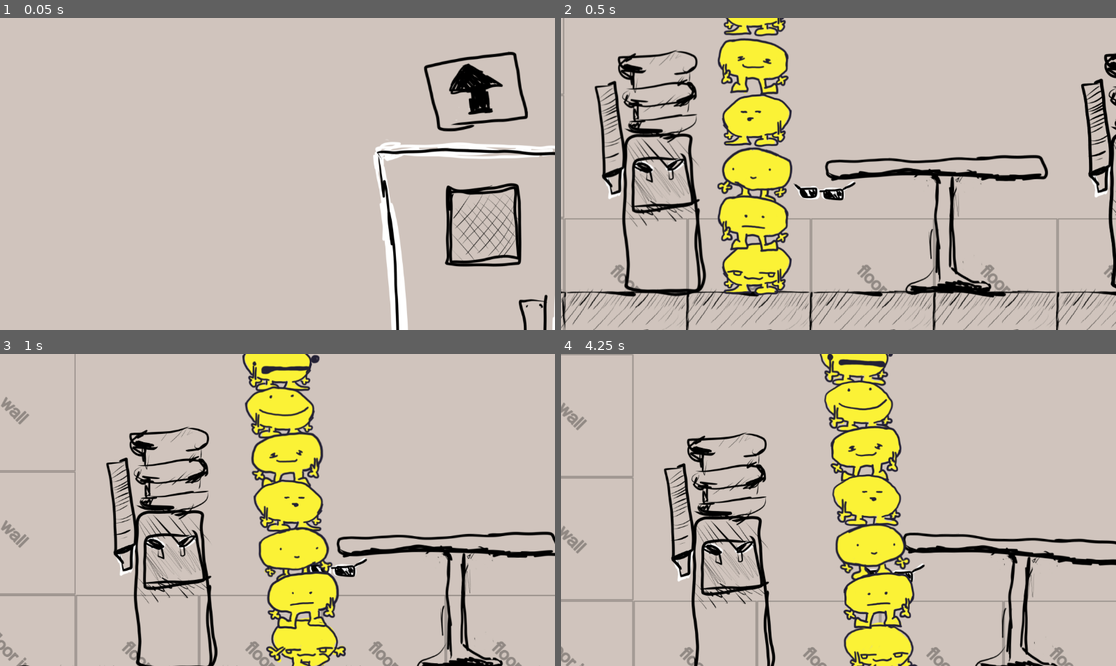
Above: before the commit, frames 1-4 (two rows, left to right).
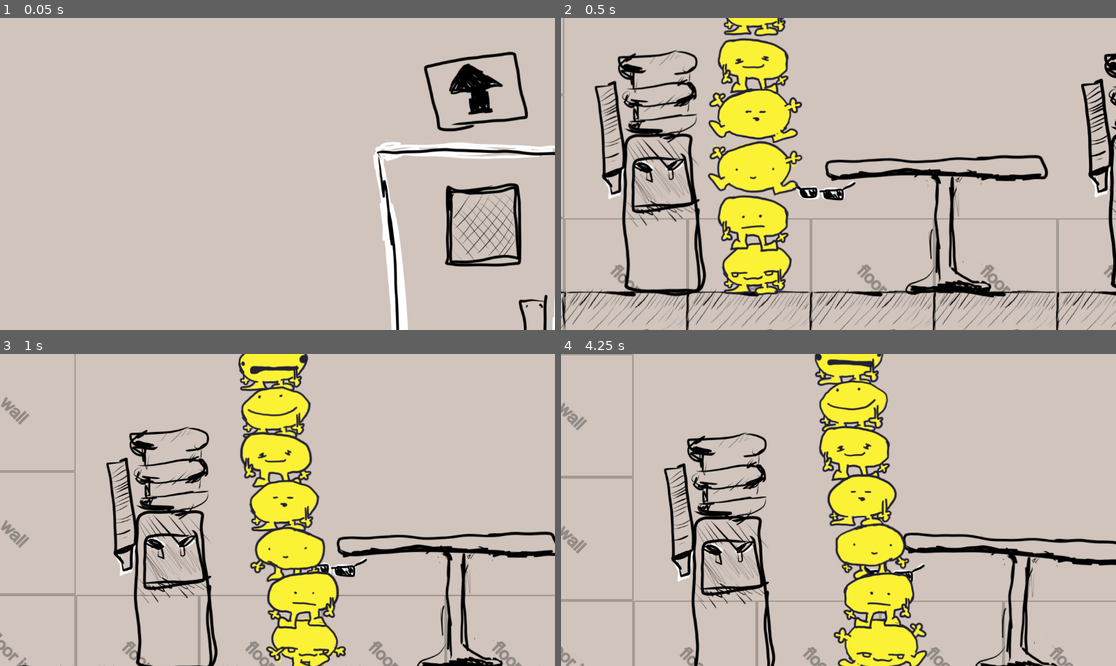
Above: after the commit, the same moments.

Repository: JCoMcL/gourt-game
Game: Godot game, scene res://level/office-level.tscn
The game is run twice, just before and just after one commit, with the same random seed, the same clock (stepped at 60 frames per second) and the same inputs.
Inputs (mouse positions are in pixels of both pictures, inside the frame that each line leads up to):
- Up to frame 1 (0.05 s): no input
- Up to frame 2 (0.5 s): no input
- Up to frame 3 (1 s): move the mouse to (399, 494) at 0.52 s; press the mouse at (399, 494) at 0.53 s; hold Right (go right) from 0.53 s (still down)
- Up to frame 4 (4.25 s): release Right (go right) at 1.25 s; release the mouse at (960, 494) at 1.25 s; drag from (727, 525) to (894, 569) at 1.27 s; move the mouse to (894, 441) at 2.02 s; press the mouse at (894, 441) at 2.03 s; hold Left (go left) 2.03-2.75 s; release the mouse at (894, 441) at 2.75 s; drag from (810, 572) to (638, 559) at 2.77 s; move the mouse to (1005, 556) at 3.52 s; hold Right (go right) from 3.53 s (still down); hold Mouse wheel up (move equipment up) from 3.53 s (still down); click (1005, 556) at 3.8 s

Frame 1 is identical in both runs. In frame 2, 2.7% of the frame differs, in the area x 26-44%, y 12-85%; in frame 3, 4.8%; in frame 4, 5.1%, in the area x 45-67%, y 0-100%.

Commit message:
add interaction animations via a new. simple system for overriding the default animation temporarily

Diff:
--- a/gourts/gourt.gd
+++ b/gourts/gourt.gd
@@ -15,9 +15,8 @@
 @export var mass = 20
 @export var reach = 180
 
-var rng = RandomNumberGenerator.new()
-func triangular_distribution(lower: float = -1.0, upper: float = 1.0) -> float:
-	return rng.randf_range(upper, lower) + rng.randf_range(upper, lower)
+@onready var BODY: AnimatedSprite2D = $Body
+@onready var FACE: AnimatedSprite2D = $Body/Face
 
 func identify(lines = []):
 	super([
@@ -33,10 +32,7 @@
 	transform.x *= -1
 
 func set_facing(d: int) -> void:
-	if d == Direction.NONE:
-		return
-	assert(d == Direction.LEFT || d == Direction.RIGHT)
-	if d != facing:
+	if (d == Direction.LEFT or d == Direction.RIGHT) and d != facing:
 		flip()
 		facing = d
 
@@ -45,8 +41,8 @@
 		foot_friend.head_friend = null
 		foot_friend = null
 	apply_force(Vector2(
-		triangular_distribution(-2, 2),
-		triangular_distribution(-1, -2)
+		Yute.triangular_distribution(-2, 2),
+		Yute.triangular_distribution(-1, -2)
 	) * impulse_scale, "breaksplosion")
 
 #TODO reimplement to be less guesswork-oriented
@@ -82,7 +78,7 @@
 		head_friend = null
 
 func yeetonate():
-	velocity = Vector2(triangular_distribution() * 320, triangular_distribution(-2,-3) * 20)
+	velocity = Vector2(Yute.triangular_distribution() * 320, Yute.triangular_distribution(-2,-3) * 20)
 	if head_friend:
 		head_friend.velocity.y = -200
 		head_friend.velocity.x *= 0.6
@@ -113,24 +109,32 @@
 
 	result[0].interact(self)
 
-func interact(operator: Node):
+func interact(operator: Node) -> bool:
 	var o = get_equipped_item()
 	if o:
-		o.interact(operator)
+		return o.interact(operator)
+	return false
+
+func perform_the_interaction_fr(what: Node, where: Vector2) -> bool:
+	var d = Direction.get_relative(self, where)
+	print(Direction.pretty(d))
+	auto_animate = false
+	BODY.play("A_probative_%s" % Direction.pretty(d))
+	set_facing(d)
+
+	if "interactive_items" in what:
+		var specials = Gourtilities.get_interactive_items(self, what.interactive_items)
+		if specials.size() > 0:
+			return what.interact(specials[0])
+		else:
+			return what.interact(self)
+	else:
+		return what.interact(self)
 
 func _interact(what: Node, where: Vector2) -> bool:
 	var gourt = get_closest_gourt_to_interact(what, where)
-
 	if gourt:
-		if "interactive_items" in what:
-			var specials = Gourtilities.get_interactive_items(gourt, what.interactive_items)
-			if specials.size() > 0:
-				what.interact(specials[0])
-			else:
-				what.interact(gourt)
-		else:
-			what.interact(gourt)
-		return true
+		return gourt.perform_the_interaction_fr(what, where)
 	return false
 
 func sqr_dist_to(o) -> float:
@@ -280,22 +284,37 @@
 			out.append(s)
 	return out
 
-@onready var BODY: AnimatedSprite2D = $Body
-@onready var FACE: AnimatedSprite2D = $Body/Face
 var body_anim: String
 var face_anim: String
 func _ready():
 	body_anim = get_animations_of_type(BODY, IDLE).pick_random()
 	face_anim = get_animations_of_type(FACE, IDLE).pick_random()
-
-func _process(delta: float) -> void:
-	set_facing(Direction.get_x( velocity.x if foot_friend else walk_target, 10))
-	if walk_target != 0:
+	BODY.animation_finished.connect(resume_auto_animate)
+
+var auto_animate = true
+func resume_auto_animate():
+	auto_animate = true
+
+func animate():
+	if not auto_animate:
+		return
+
+	if foot_friend and abs(velocity.x) > 100 and Yute.percent_chance(abs(velocity.x) / 50):
+		set_facing(foot_friend.facing)
+
+	if velocity.y > 100: #falling
+		if Yute.percent_chance(velocity.y / 100):
+			BODY.play("A_restive")
+	elif walk_target != 0:
 		BODY.play("A_transportative")
+		set_facing(Direction.get_x(walk_target))
 	else:
 		BODY.play(body_anim)
 		FACE.play(face_anim)
 
+func _process(delta: float) -> void:
+	animate()
+
 func _input(ev: InputEvent) -> void:
 	if ev.is_action_pressed("enter door"):
 		Gourtilities.call_all(self, func(g): g.try_enter_door())
--- a/gourts/gourt.tscn
+++ b/gourts/gourt.tscn
@@ -126,19 +126,34 @@
 }, {
 "frames": [{
 "duration": 1.0,
+"texture": ExtResource("6_vwanj")
+}],
+"loop": false,
+"name": &"A_probative_down",
+"speed": 5.0
+}, {
+"frames": [{
+"duration": 1.0,
+"texture": ExtResource("7_5xow2")
+}],
+"loop": false,
+"name": &"A_probative_left",
+"speed": 5.0
+}, {
+"frames": [{
+"duration": 1.0,
+"texture": ExtResource("7_5xow2")
+}],
+"loop": false,
+"name": &"A_probative_right",
+"speed": 5.0
+}, {
+"frames": [{
+"duration": 1.0,
 "texture": ExtResource("5_yf2ro")
-}, {
-"duration": 1.0,
-"texture": ExtResource("6_vwanj")
-}, {
-"duration": 1.0,
-"texture": ExtResource("7_5xow2")
-}, {
-"duration": 1.0,
-"texture": ExtResource("7_5xow2")
 }],
 "loop": false,
-"name": &"A_probative",
+"name": &"A_probative_up",
 "speed": 5.0
 }, {
 "frames": [{
@@ -612,16 +627,13 @@
 
 [node name="Body" type="AnimatedSprite2D" parent="."]
 sprite_frames = SubResource("SpriteFrames_2ny44")
-animation = &"A_transportative"
-frame_progress = 0.721159
+animation = &"A_probative_up"
 
 [node name="Face" type="AnimatedSprite2D" parent="Body"]
-position = Vector2(-23.585, 0)
 sprite_frames = SubResource("SpriteFrames_lri5v")
-animation = &"A_wakeless"
+animation = &"I_amogess"
 autoplay = "I_penniless"
-frame_progress = 0.0803766
-flip_h = true
+frame_progress = 0.372213
 
 [node name="EyesSlot" type="Node2D" parent="Body/Face"]
 position = Vector2(6, -31)
--- a/tools/direction.gd
+++ b/tools/direction.gd
@@ -3,7 +3,7 @@
 enum {UP, DOWN, LEFT, RIGHT, NONE}
 
 func pretty(i:int):
-	return ["up", " down", " left", " right", "none"][i]
+	return ["up", "down", "left", "right", "none"][i]
 
 func test_spread(f: float, within: float, of: float) -> bool:
 	return (of - within) < f and f < (of + within)
@@ -25,8 +25,19 @@
 	return RIGHT if x > 0 else LEFT
 func get_y(y: float, deadzone=0.0):
 	if absf(y) < deadzone: return NONE
-	return UP if y > 0 else DOWN #WARN untested
+	return UP if y < 0 else DOWN
 func get_direction(v: Vector2, deadzone=0.0):
 	if absf(v.x) > absf(v.y):
 		return get_x(v.x, deadzone)
 	return get_y(v.y, deadzone)
+
+func _get_vec(o) -> Vector2:
+	if o is Vector2:
+		return o
+	if o is Node2D:
+		return o.global_position
+	assert(false, "type error")
+	return Vector2.ZERO
+
+func get_relative(from, to, deadzone=0.0):
+	return get_direction(_get_vec(to) - _get_vec(from), deadzone)
